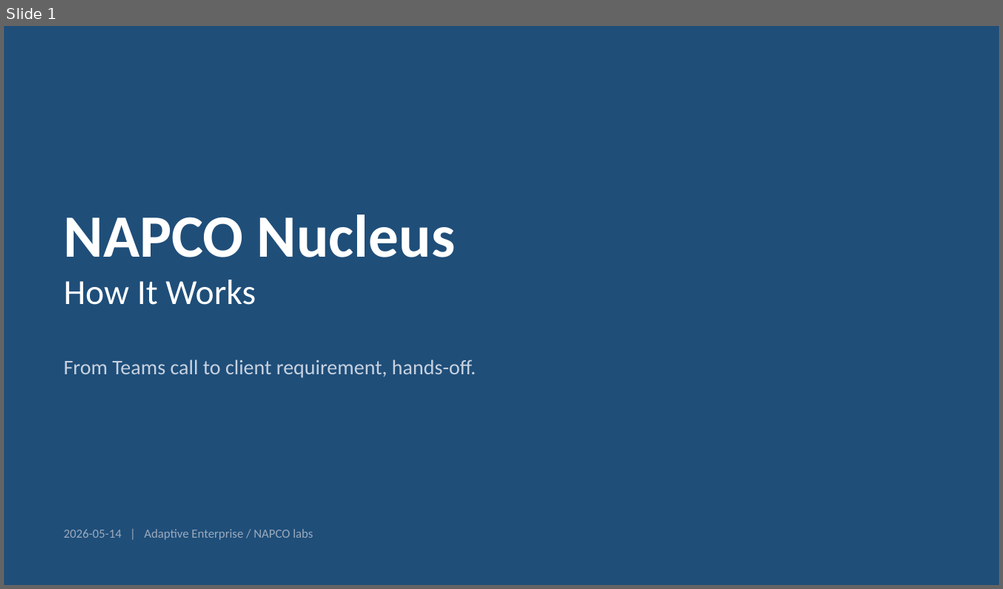
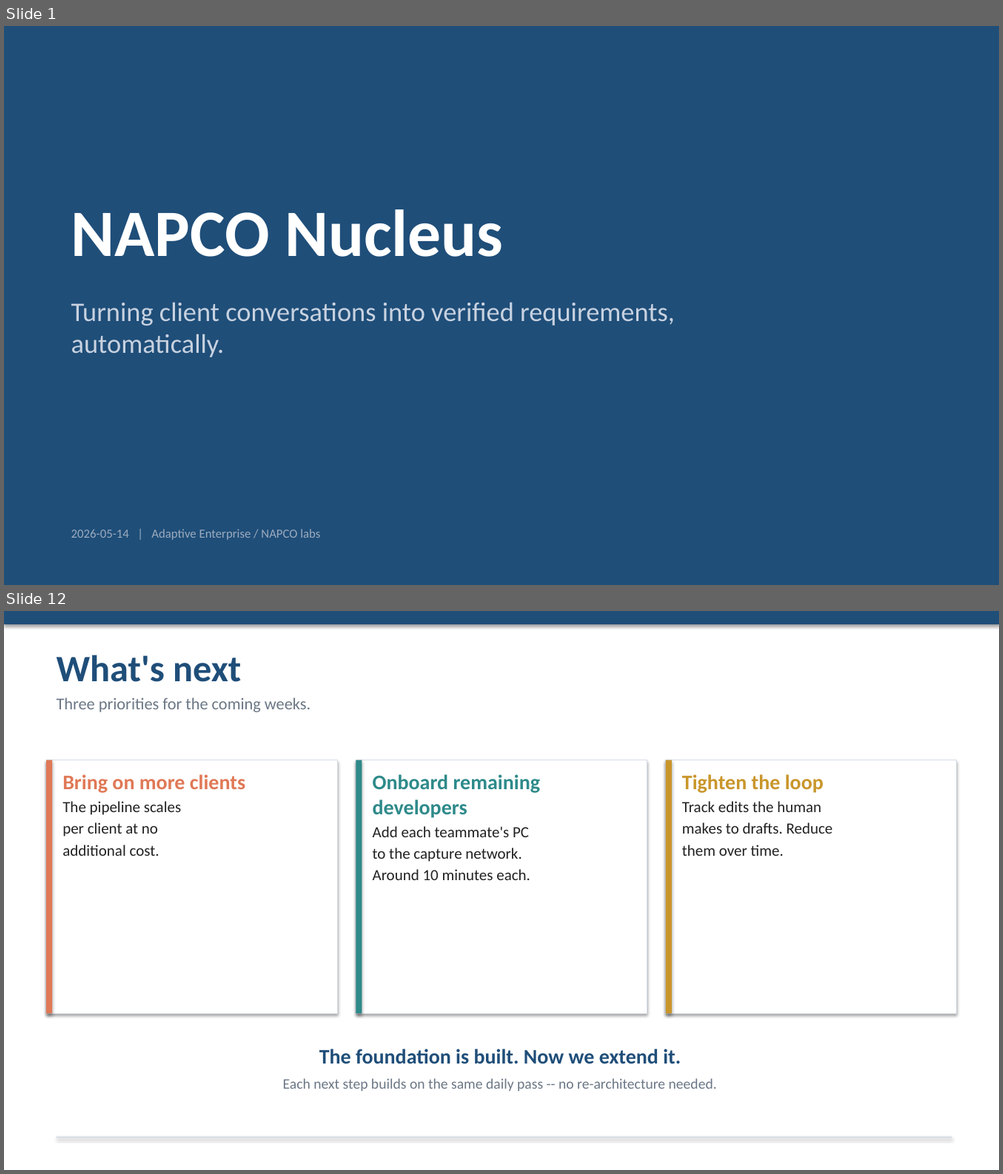
Before and after one commit to napco-labs/napco-nucleus, a slide deck: docs/NAPCO-Nucleus-System-Overview.pptx. Shown one above the other, each under a label of ours: slide 1 before the commit, slides 1 and 12 after it; the slides between them are not shown. The pictures are 1003x589 and 1003x1174 pixels, drawn with LibreOffice and Linux fonts; fonts in the diff are those of the drawing. Boxes give left, top, right and bottom in pixels: in the first picture for what was removed or moved away, otherwise in the second. Text is boxed around its words. In the diff, an @@ line names an element or a change of style, - is before the commit and + after.

```diff
--- a/docs/NAPCO-Nucleus-System-Overview.pptx
+++ b/docs/NAPCO-Nucleus-System-Overview.pptx
@@ slide 12 added at (4, 611, 999, 1170), background #FFFFFF @@
@@ rectangle added at (4, 611, 999, 624), fill #1F4E79 @@
@@ text added at (57, 655, 310, 712), 16 pt, text #6B7785 @@
+What's next
+Three priorities for the coming weeks.
@@ rectangle added at (46, 760, 338, 1014), fill #FFFFFF, outline #D5DCE5 0.75 pt @@
@@ rectangle added at (46, 760, 53, 1014), fill #E07856 @@
@@ rectangle added at (356, 760, 647, 1014), fill #FFFFFF, outline #D5DCE5 0.75 pt @@
@@ rectangle added at (356, 760, 362, 1014), fill #2E8A8A @@
@@ rectangle added at (666, 760, 957, 1014), fill #FFFFFF, outline #D5DCE5 0.75 pt @@
@@ rectangle added at (666, 760, 671, 1014), fill #C9962B @@
@@ text added at (62, 775, 245, 856), 15 pt, text #222222 @@
+Bring on more clients
+The pipeline scales
+per client at no
+additional cost.
@@ text added at (373, 775, 540, 880), 15 pt, text #222222 @@
+Onboard remaining
+developers
+Add each teammate's PC
+to the capture network.
+Around 10 minutes each.
@@ text added at (682, 775, 833, 856), 15 pt, text #222222 @@
+Tighten the loop
+Track edits the human
+makes to drafts. Reduce
+them over time.
@@ text added at (283, 1049, 717, 1091), 14 pt, text #6B7785 @@
+The foundation is built. Now we extend it.
+Each next step builds on the same daily pass -- no re-architecture needed.
@@ rectangle added at (57, 1137, 951, 1139), fill #D5DCE5 @@
@@ slide 1 changed as well @@
@@ text "NAPCO Nucleus": place and size @@
-text "NAPCO Nucleus" at (64, 215, 455, 305)
+text "NAPCO Nucleus" at (71, 210, 503, 257)
@@ text "NAPCO Nucleus" at (71, 210, 503, 257): size 58 to 64 pt @@
@@ text at (64, 280, 256, 305): paragraph removed @@
-How It Works
@@ text at (71, 302, 674, 358): text changed; size 20 to 26 pt @@
-From Teams call to client requirement, hands-off.
+Turning client conversations into verified requirements,
+automatically.
@@ text "2026-05-14 | Adaptive Enterprise / ...": place and size @@
-text "2026-05-14 | Adaptive Enterprise / ..." at (64, 529, 313, 540)
+text "2026-05-14 | Adaptive Enterprise / ..." at (71, 529, 320, 540)
```
Also in this commit, not shown: 10 other slides added, 13 slides removed, 4 other files.
